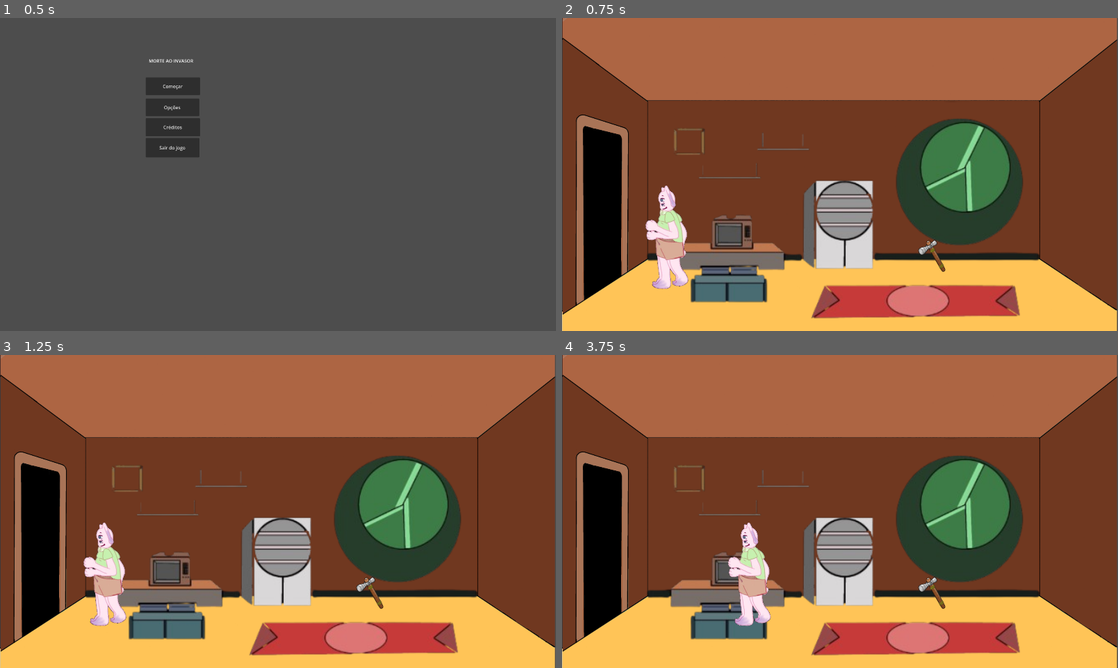
Above: before the commit, frames 1-4 (two rows, left to right).
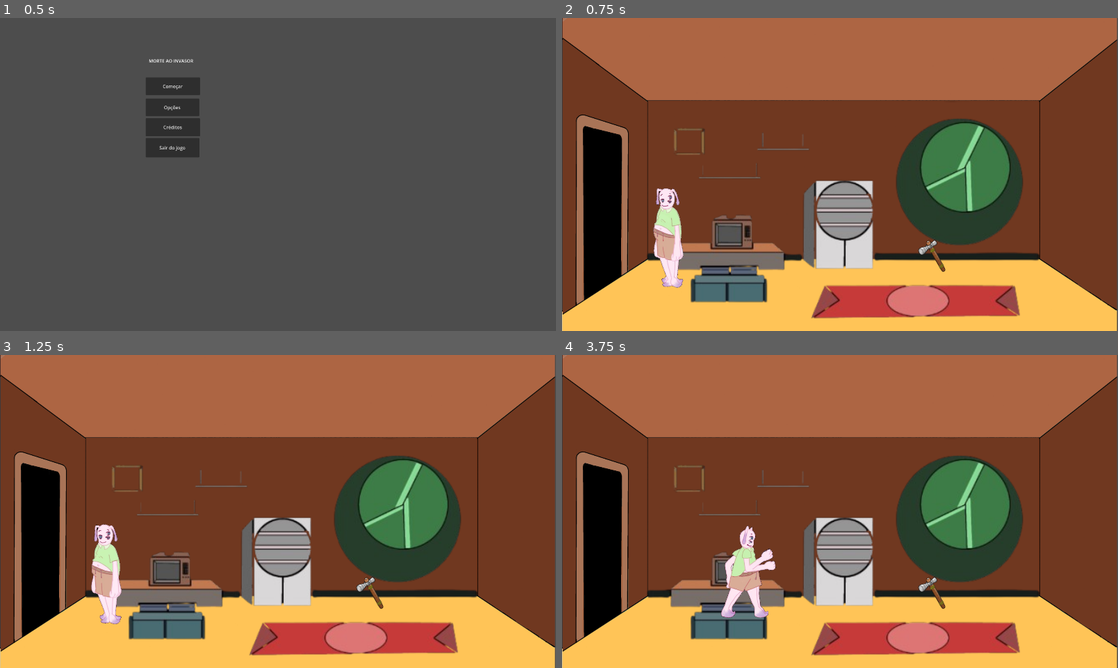
Above: after the commit, the same moments.

Repository: devklebinho/morte-ao-invasor
Game: Godot game, scene res://Scenes/main_menu.tscn
Same seed, same stepped clock (60 frames per second), same inputs: the game is played once before the commit and once after it.
Inputs:
- Up to frame 1 (0.5 s): no input
- Up to frame 2 (0.75 s): click "Começar" at 0.5 s
- Up to frame 3 (1.25 s): no input
- Up to frame 4 (3.75 s): tap Enter at 1.25 s; hold Right (ui_right) 1.28-2.03 s; hold E (Interact) 1.28-2.03 s; hold Left (ui_left) 2.03-2.78 s; tap E (Interact) at 2.1, 3.6 s; hold E (Interact) 2.78-3.53 s; hold Right (ui_right) from 2.78 s (still down)

Frame 1 is identical in both runs. In frame 2, 1.1% of the frame differs, in the area x 15-23%, y 53-87%; in frame 3, 1.1%; in frame 4, 1.6%, in the area x 28-39%, y 53-87%.

Commit message:
movimentação

Diff:
--- a/Prefabs/Player.tscn
+++ b/Prefabs/Player.tscn
@@ -2,6 +2,14 @@
 
 [ext_resource type="Texture2D" uid="uid://byi0sh0vob3fh" path="res://Arts/Animations/Player/walk_left/walk_left2.png" id="1_ak7wf"]
 [ext_resource type="Script" uid="uid://b0heg32ut8kqd" path="res://Scripts/Player/PlayerInteractor.gd" id="2_2bo13"]
+[ext_resource type="Texture2D" uid="uid://cekogpdqunhd4" path="res://Arts/Animations/Player/Idle/idle1.png" id="3_vxq8l"]
+[ext_resource type="Texture2D" uid="uid://1o7wgy5m4nrw" path="res://Arts/Animations/Player/Idle/idle2.png" id="4_gg3t4"]
+[ext_resource type="Texture2D" uid="uid://bkk3nghr5beyb" path="res://Arts/Animations/Player/Idle/idle3.png" id="5_javds"]
+[ext_resource type="Texture2D" uid="uid://dthhhku2vsfa1" path="res://Arts/Animations/Player/walk_left/walk_left1.png" id="6_t8lmw"]
+[ext_resource type="Texture2D" uid="uid://bc3fogxjek1fw" path="res://Arts/Animations/Player/walk_left/walk_left3.png" id="7_k2qb3"]
+[ext_resource type="Texture2D" uid="uid://bmbdq5nbf5uco" path="res://Arts/Animations/Player/walk_left/walk_left4.png" id="8_wuv02"]
+[ext_resource type="Texture2D" uid="uid://db8ffj03hud6e" path="res://Arts/Animations/Player/walk_left/walk_left5.png" id="9_8afax"]
+[ext_resource type="Texture2D" uid="uid://dtdb7n4x500dy" path="res://Arts/Animations/Player/walk_left/walk_left6.png" id="10_t7w7j"]
 
 [sub_resource type="CapsuleShape2D" id="CapsuleShape2D_1dwwx"]
 radius = 36.0
@@ -10,10 +18,87 @@
 [sub_resource type="RectangleShape2D" id="RectangleShape2D_b4uax"]
 size = Vector2(173.5, 181.5)
 
+[sub_resource type="AtlasTexture" id="AtlasTexture_3ygst"]
+atlas = ExtResource("3_vxq8l")
+region = Rect2(0, 0, 640, 640)
+
+[sub_resource type="AtlasTexture" id="AtlasTexture_lhekp"]
+atlas = ExtResource("4_gg3t4")
+region = Rect2(0, 0, 640, 640)
+
+[sub_resource type="AtlasTexture" id="AtlasTexture_t8lmw"]
+atlas = ExtResource("5_javds")
+region = Rect2(0, 0, 640, 640)
+
+[sub_resource type="AtlasTexture" id="AtlasTexture_08l6w"]
+atlas = ExtResource("6_t8lmw")
+region = Rect2(0, 0, 640, 640)
+
+[sub_resource type="AtlasTexture" id="AtlasTexture_o7xy3"]
+atlas = ExtResource("1_ak7wf")
+region = Rect2(0, 0, 640, 640)
+
+[sub_resource type="AtlasTexture" id="AtlasTexture_qm8rn"]
+atlas = ExtResource("7_k2qb3")
+region = Rect2(0, 0, 640, 640)
+
+[sub_resource type="AtlasTexture" id="AtlasTexture_aw6xh"]
+atlas = ExtResource("8_wuv02")
+region = Rect2(0, 0, 640, 640)
+
+[sub_resource type="AtlasTexture" id="AtlasTexture_tkui5"]
+atlas = ExtResource("9_8afax")
+region = Rect2(0, 0, 640, 640)
+
+[sub_resource type="AtlasTexture" id="AtlasTexture_pg8dw"]
+atlas = ExtResource("10_t7w7j")
+region = Rect2(0, 0, 640, 640)
+
+[sub_resource type="SpriteFrames" id="SpriteFrames_g4v7s"]
+animations = [{
+"frames": [{
+"duration": 1.0,
+"texture": SubResource("AtlasTexture_3ygst")
+}, {
+"duration": 1.0,
+"texture": SubResource("AtlasTexture_lhekp")
+}, {
+"duration": 1.0,
+"texture": SubResource("AtlasTexture_t8lmw")
+}],
+"loop": 1,
+"name": &"idle",
+"speed": 4.0
+}, {
+"frames": [{
+"duration": 1.0,
+"texture": SubResource("AtlasTexture_08l6w")
+}, {
+"duration": 1.0,
+"texture": SubResource("AtlasTexture_o7xy3")
+}, {
+"duration": 1.0,
+"texture": SubResource("AtlasTexture_qm8rn")
+}, {
+"duration": 1.0,
+"texture": SubResource("AtlasTexture_aw6xh")
+}, {
+"duration": 1.0,
+"texture": SubResource("AtlasTexture_tkui5")
+}, {
+"duration": 1.0,
+"texture": SubResource("AtlasTexture_pg8dw")
+}],
+"loop": 1,
+"name": &"walk",
+"speed": 5.0
+}]
+
 [node name="BodyTest" type="CharacterBody2D" unique_id=901089597 groups=["Player"]]
 scale = Vector2(2, 2)
 
 [node name="Sprite2D" type="Sprite2D" parent="." unique_id=1316691508]
+visible = false
 position = Vector2(-2.5, 4)
 scale = Vector2(0.36640626, 0.36640626)
 texture = ExtResource("1_ak7wf")
@@ -29,3 +114,11 @@
 position = Vector2(1.25, -2.25)
 shape = SubResource("RectangleShape2D_b4uax")
 debug_color = Color(0.94388545, 0, 0.15026754, 0.41960785)
+
+[node name="AnimatedSprite2D" type="AnimatedSprite2D" parent="." unique_id=1564757278]
+position = Vector2(-1.9073486e-06, -0.99999905)
+scale = Vector2(0.33164063, 0.33164063)
+sprite_frames = SubResource("SpriteFrames_g4v7s")
+animation = &"walk"
+autoplay = "idle"
+frame_progress = 0.48467946
--- a/Scripts/Player/Player.gd
+++ b/Scripts/Player/Player.gd
@@ -1,17 +1,26 @@
 extends CharacterBody2D
-#BODYTEST
+# BODYTEST
+
+@onready var anim: AnimatedSprite2D = $AnimatedSprite2D
 
 const SPEED = 300.0
 const JUMP_VELOCITY = -400.0
 
+func _physics_process(delta: float) -> void:
+	var direction := Input.get_axis("left", "right")
 
-func _physics_process(delta: float) -> void:
-	# Get the input direction and handle the movement/deceleration.
-	# As good practice, you should replace UI actions with custom gameplay actions.
-	var direction := Input.get_axis("ui_left", "ui_right")
 	if direction:
 		velocity.x = direction * SPEED
+
+		if direction > 0:
+			anim.flip_h = true
+		elif direction < 0:
+			anim.flip_h = false
+
+		anim.play("walk")
+
 	else:
 		velocity.x = move_toward(velocity.x, 0, SPEED)
+		anim.play("idle")
 
 	move_and_slide()
--- a/project.godot
+++ b/project.godot
@@ -38,19 +38,21 @@
 
 [input]
 
-MoveLeft={
+left={
 "deadzone": 0.2,
-"events": [Object(InputEventKey,"resource_local_to_scene":fa …(140 unchanged characters)… d":false,"keycode":0,"physical_keycode":0,"key_label":65,"unicode":97,"location":0,"echo":false,"script":null)
+"events": [Object(InputEventKey,"resource_local_to_scene":fa …(140 unchanged characters)… d":false,"keycode":0,"physical_keycode":65,"key_label":0,"unicode":97,"location":0,"echo":false,"script":null)
+, Object(InputEventKey,"resource_local_to_scene":false,"resource_name":"","device":-1,"window_id":0,"alt_pressed":false,"shift_pressed":false,"ctrl_pressed":false,"meta_pressed":false,"pressed":false,"keycode":0,"physical_keycode":4194319,"key_label":0,"unicode":0,"location":0,"echo":false,"script":null)
 ]
 }
-MoveRight={
+right={
 "deadzone": 0.2,
-"events": [Object(InputEventKey,"resource_local_to_scene":fa …(140 unchanged characters)… d":false,"keycode":0,"physical_keycode":0,"key_label":68,"unicode":100,"location":0,"echo":false,"script":null)
+"events": [Object(InputEventKey,"resource_local_to_scene":fa …(140 unchanged characters)… d":false,"keycode":0,"physical_keycode":4194321,"key_label":0,"unicode":0,"location":0,"echo":false,"script":null)
+, Object(InputEventKey,"resource_local_to_scene":false,"resource_name":"","device":-1,"window_id":0,"alt_pressed":false,"shift_pressed":false,"ctrl_pressed":false,"meta_pressed":false,"pressed":false,"keycode":0,"physical_keycode":68,"key_label":0,"unicode":100,"location":0,"echo":false,"script":null)
 ]
 }
 Interact={
 "deadzone": 0.2,
-"events": [Object(InputEventKey,"resource_local_to_scene":fa …(140 unchanged characters)… d":false,"keycode":0,"physical_keycode":0,"key_label":69,"unicode":101,"location":0,"echo":false,"script":null)
+"events": [Object(InputEventKey,"resource_local_to_scene":fa …(140 unchanged characters)… d":false,"keycode":0,"physical_keycode":69,"key_label":0,"unicode":101,"location":0,"echo":false,"script":null)
 ]
 }
 
